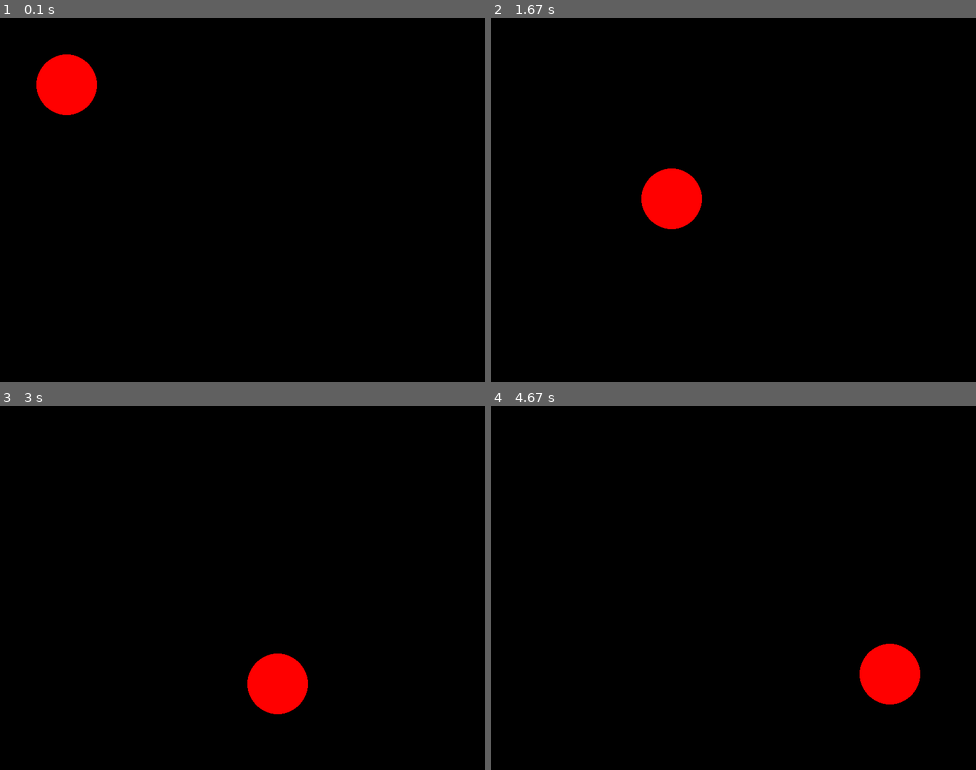
Above: before the commit, frames 1-4 (two rows, left to right).
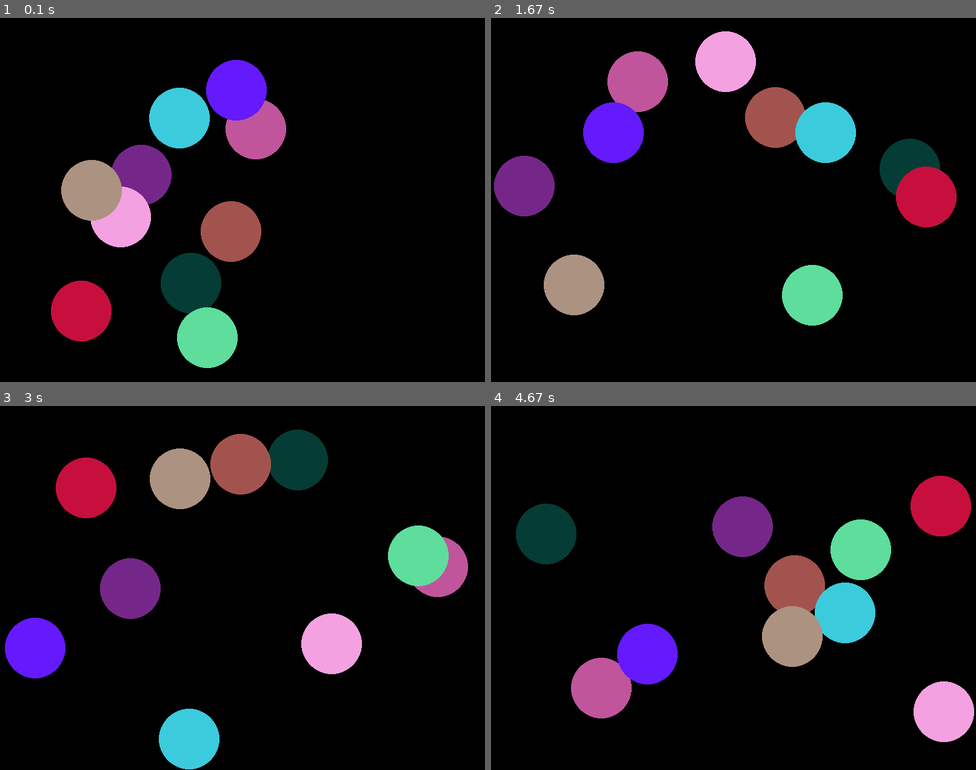
Above: after the commit, the same moments.

Repository: lazarevaak/Pygame
Game: pygame game, started from main.py
The game is run twice, just before and just after one commit, with the same random seed, the same clock (stepped at 60 frames per second) and the same inputs.
Inputs:
- Up to frame 1 (0.1 s): no input
- Up to frame 2 (1.67 s): no input
- Up to frame 3 (3 s): no input
- Up to frame 4 (4.67 s): no input

The runs differ from the first frame. In frame 1, 17% of the frame differs, in the area x 7-59%, y 10-97%; in frame 2, 17%; in frame 3, 17%; in frame 4, 18%, in the area x 5-100%, y 19-93%.

Commit message:
color random circle go to wall

Diff:
--- a/main.py
+++ b/main.py
@@ -1,13 +1,15 @@
 import pygame
+import random
+
 
 class Ball():
-    def __init__(self, pas):
-        self.x = pas[0]
-        self.y = pas[1]
-        self.color = (255, 0, 0)
+    def __init__(self):
+        self.x = random.randint(100, 500)
+        self.y = random.randint(100, 500)
+        self.color = (random.randint(0, 255), random.randint(0, 255), random.randint(0, 255))
         self.r = 50
-        self.step_x = 0
-        self.step_y = 0
+        self.step_x = random.randint(-5, 5)
+        self.step_y = random.randint(-5, 5)
 
     def move(self):
         self.x += self.step_x
@@ -21,17 +23,12 @@
         pygame.draw.circle(screen, self.color, (self.x, self.y), self.r)
 
 
-
-
-
 FPS = 250
 clock = pygame.time.Clock()
 pygame.init()
 screen = pygame.display.set_mode((800, 600))
 running = True
-first_ball = Ball((100, 100))
-first_ball.change_dir(1,1)
-
+list_ball = [Ball() for i in range(10)]
 
 while running:
     for event in pygame.event.get():
@@ -39,22 +36,19 @@
             running = False
 
     screen.fill((0, 0, 0))
-    first_ball.update()
-    first_ball.move()
-    if first_ball.x + first_ball.r == 800:
-        first_ball.change_dir(-first_ball.step_x,first_ball.step_y)
-    elif first_ball.x - first_ball.r == 0:
-        first_ball.change_dir(-first_ball.step_x,first_ball.step_y)
-    if first_ball.y + first_ball.r == 600:
-        first_ball.change_dir(first_ball.step_x,-first_ball.step_y)
-    elif first_ball.y - first_ball.r == 0:
-        first_ball.change_dir(first_ball.step_x,-first_ball.step_y)
-
-
-
+    for bal in list_ball:
+        bal.update()
+        bal.move()
+        if bal.x + bal.r >= 800:
+            bal.change_dir(-bal.step_x, bal.step_y)
+        elif bal.x - bal.r <= 0:
+            bal.change_dir(-bal.step_x, bal.step_y)
+        if bal.y + bal.r >= 600:
+            bal.change_dir(bal.step_x, -bal.step_y)
+        elif bal.y - bal.r <= 0:
+            bal.change_dir(bal.step_x, -bal.step_y)
 
     clock.tick(FPS)
     pygame.display.flip()
 
-
 pygame.quit()
